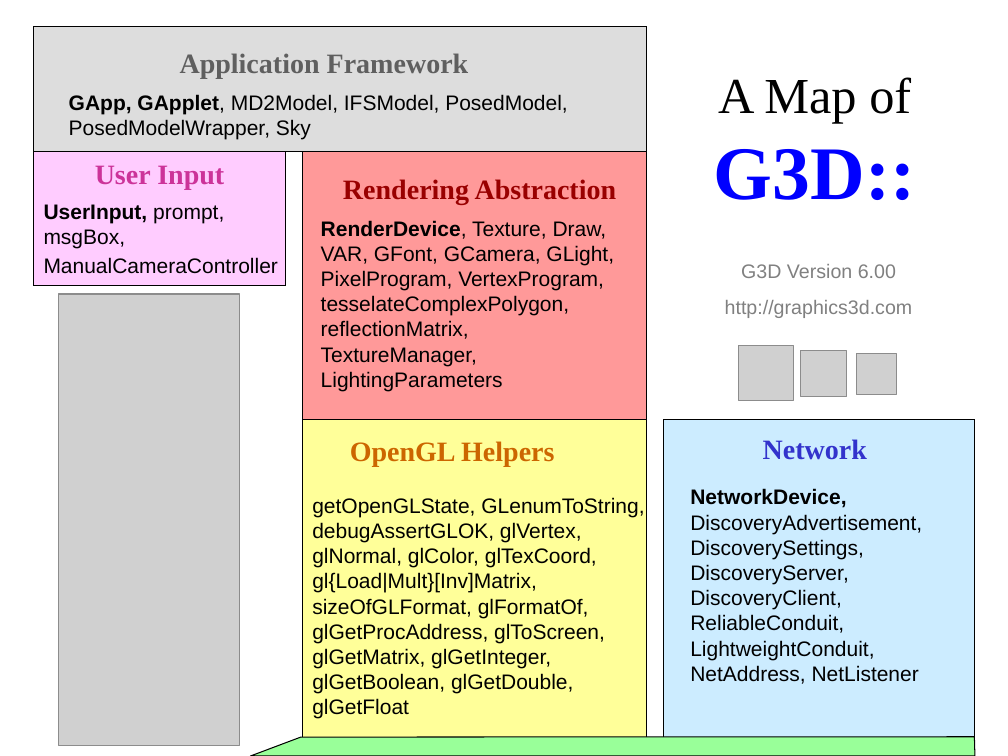
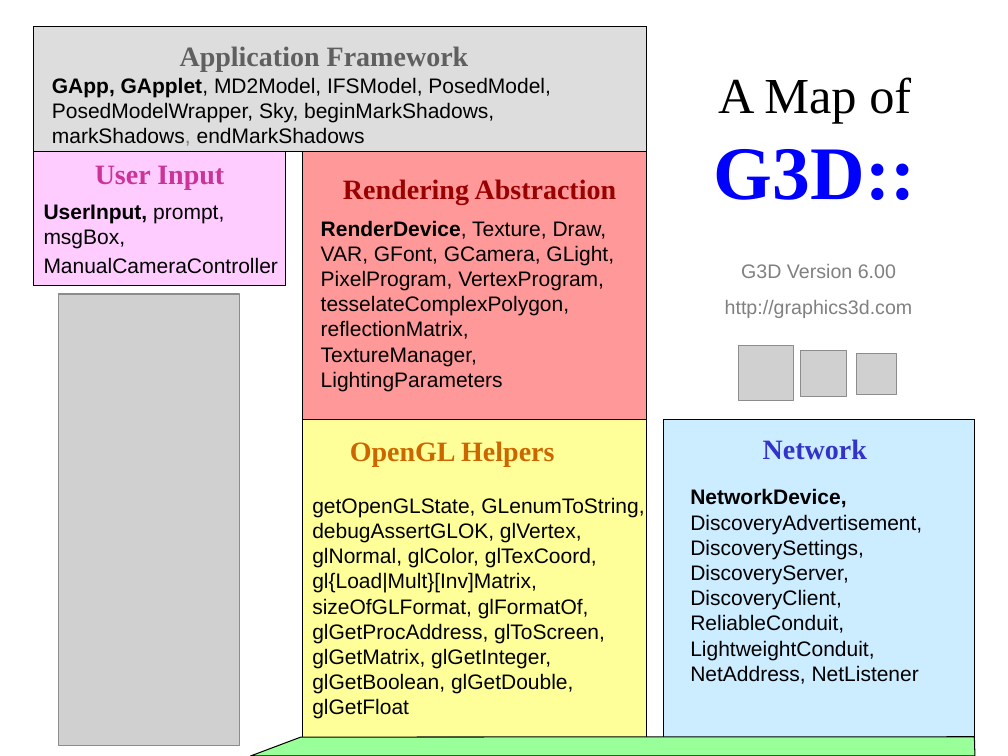
Before and after one commit to luaman/g3d-cpp, a slide deck: slide 1 of source/G3D-Map.ppt. Drawn at 1008x756 pixels with LibreOffice and Linux fonts; fonts in the diff are those of the drawing; grey boxes stand for pictures. Boxes give left, top, right and bottom in pixels: in the first picture for what was removed or moved away, otherwise in the second. Text is boxed around its words. In the diff, an @@ line names an element or a change of style, - is before the commit and + after.

Commit message:
shadow volumes

```diff
--- a/source/G3D-Map.ppt
+++ b/source/G3D-Map.ppt
@@ text "Application Framework": place and size @@
-text "Application Framework" at [180,53,469,79]
+text "Application Framework" at [180,46,469,72]
@@ text at [52,77,550,146]: text changed @@
-GApp, GApplet, MD2Model, IFSModel, PosedModel, PosedModelWrapper, Sky
+GApp, GApplet, MD2Model, IFSModel, PosedModel, PosedModelWrapper, Sky, beginMarkShadows, markShadows, endMarkShadows
```
Also in this commit, not shown: 11 other files.
